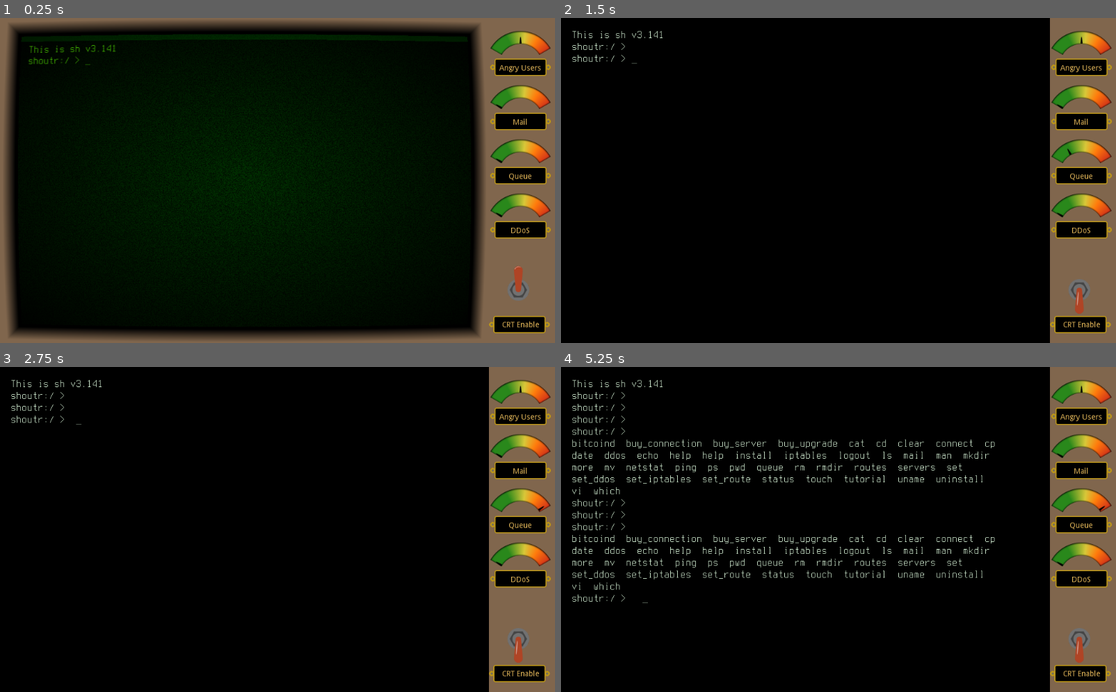
Above: before the commit, frames 1-4 (two rows, left to right).
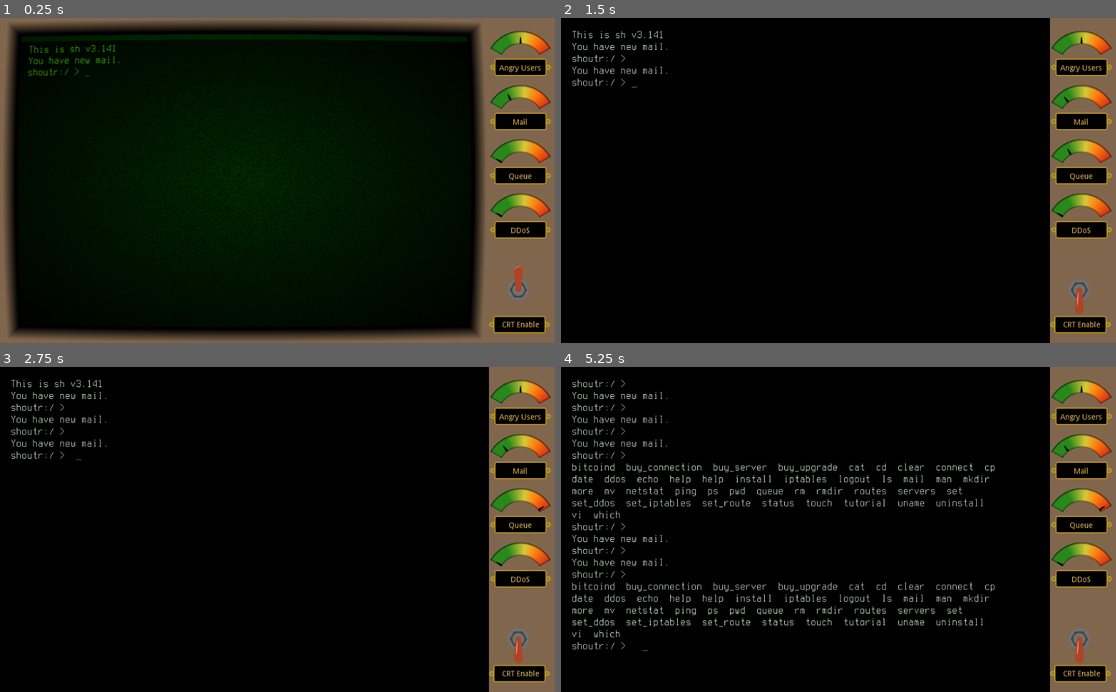
Above: after the commit, the same moments.

Repository: SmBe19/LD46
Game: Godot game, scene res://scn/root.tscn
The game is run twice, just before and just after one commit, with the same random seed, the same clock (stepped at 60 frames per second) and the same inputs.
Inputs (mouse positions are in pixels of both pictures, inside the frame that each line leads up to):
- Up to frame 1 (0.25 s): no input
- Up to frame 2 (1.5 s): click (1077, 291) at 0.5 s; tap Enter at 1.25 s; hold Right from 1.28 s (still down); tap Backspace at 1.35 s
- Up to frame 3 (2.75 s): tap Space at 1.52, 2, 2.27 s; release Right at 2.03 s; hold Down from 2.03 s (still down); tap Enter at 2.1 s
- Up to frame 4 (5.25 s): tap Enter at 2.75, 4.25, 4.35 s; release Down at 2.78 s; hold Right 2.78-3.53 s; tap Tab at 2.85, 5.1 s; tap Space at 3.5, 3.77, 4.52, 5 s; hold Up 3.53-4.28 s; tap Backspace at 3.6 s; hold Left from 4.28 s (still down)

The runs differ from the first frame. In frame 1, 0.2% of the frame differs, in the area x 5-93%, y 11-28%; in frame 2, 0.3%; in frame 3, 0.4%; in frame 4, 6.1%, in the area x 2-92%, y 3-88%.
Error in both runs: Invalid get index '0' (on base: 'Nil'). (res://src/cmd/sh.gd:63)

Commit message:
implement contracts first mail

Diff:
--- /dev/null
+++ b/cfg/contracts.json
@@ -0,0 +1,27 @@
+[
+	{
+		"requests": {
+			"compute": 30
+		},
+		"reward": 5000,
+		"mailSubject": "Distributed compute",
+		"mailContent": "Dear Friend,\nI am a researcher in biomedical informatics. For my next paper, I will need to analyze genomes using algorithms other people developed the 60s but I have already written several papers about. As I implemented them in an inefficient manner, I will need additional compute power. I will be using your compute infrastructure in the next time. I offer $5000 in compensation.\nThanks again,$senderName"
+	},
+	{
+		"requests": {
+			"mail": 10
+		},
+		"reward": 1000,
+		"mailSubject": "Mail server for our new company",
+		"mailContent": "Hi,\n$senderName here from our new startup. We will need someone to host our mails, and as we all like shoutr.io, we thought maybe you could help. We can offer you $1000 if you provide us with your mail servers.\n\nKind regards,\n$senderName"
+	},
+	{
+		"requests": {
+			"ether": 10,
+			"compute": 20
+		},
+		"reward": 17000,
+		"mailSubject": "Combining machine learning and DLT in the cloud",
+		"mailContent": "Hello!\n\nI had a new idea on how to use blockchain together with IoT and AI, and actually wrote a paper about it. I could redirect some of my funding to you if you provide server capacity for my blockchain and machine learning application, more specifically, $17'000. Please consider my offer.\n\nI hope to hear from you soon!\n$senderName"
+	}
+]
--- a/cfg/requests.json
+++ b/cfg/requests.json
@@ -1,102 +1,102 @@
 [
 	{
-	"name": "fake",
-	"human_name": "Fake Request",
-	"level": -1,
-	"requirements": []
-	},
-    {
-	"name": "sql",
-	"human_name": "SQL Request",
-	"level": 0,
-	"requirements": []
-    },
-    {
-	"name": "compute",
-	"human_name": "Compute Request",
-	"level": 0,
-	"requirements": []
-    },
-    {
-	"name": "auth",
-	"human_name": "Authentication Request",
-	"level": 1,
-	"requirements": [
-		{
-		"name": "compute",
-		"count": 2
-		},
-		{
-		"name": "sql",
-		"count": 1
-		}
-	]
-    },
-    {
-	"name": "html",
-	"human_name": "HTML Generation Request",
-	"level": 1,
-	"requirements": [
-	    {
-		"name": "compute",
-		"count": 1
-	    },
-	    {
-		"name": "sql",
-		"count": 2
-	    }
-	]
-    },
-    {
-	"name": "http",
-	"human_name": "HTTP Request",
-	"level": 1,
-	"requirements": [
-	    {
-		"name": "html",
-		"count": 1
-	    }
-	]
-	},
-    {
-	"name": "mail",
-	"human_name": "Mail Request",
-	"level": 1,
-	"requirements": [
-	    {
-		"name": "auth",
-		"count": 1
-	    }
-	]
-	},
-    {
-	"name": "httpauth",
-	"human_name": "Authenticated HTTP Request",
-	"level": 2,
-	"requirements": [
-	    {
-		"name": "http",
-		"count": 4
-		},
-		{
-		"name": "auth",
-		"count": 1
-		}
-	]
+		"name": "fake",
+		"human_name": "Fake Request",
+		"level": -1,
+		"requirements": []
 	},
 	{
-	"name": "ether",
-	"human_name": "Etherium Block",
-	"level": 3,
-	"requirements": [
-		{
+		"name": "sql",
+		"human_name": "SQL Request",
+		"level": 0,
+		"requirements": []
+	},
+	{
 		"name": "compute",
-		"count": 32
-		},
-		{
+		"human_name": "Compute Request",
+		"level": 0,
+		"requirements": []
+	},
+	{
 		"name": "auth",
-		"count": 1
-		}
-	]
+		"human_name": "Authentication Request",
+		"level": 1,
+		"requirements": [
+			{
+				"name": "compute",
+				"count": 2
+			},
+			{
+				"name": "sql",
+				"count": 1
+			}
+		]
+	},
+	{
+		"name": "html",
+		"human_name": "HTML Generation Request",
+		"level": 1,
+		"requirements": [
+			{
+				"name": "compute",
+				"count": 1
+			},
+			{
+				"name": "sql",
+				"count": 2
+			}
+		]
+	},
+	{
+		"name": "http",
+		"human_name": "HTTP Request",
+		"level": 1,
+		"requirements": [
+			{
+				"name": "html",
+				"count": 1
+			}
+		]
+	},
+	{
+		"name": "mail",
+		"human_name": "Mail Request",
+		"level": 1,
+		"requirements": [
+			{
+				"name": "auth",
+				"count": 1
+			}
+		]
+	},
+	{
+		"name": "httpauth",
+		"human_name": "Authenticated HTTP Request",
+		"level": 2,
+		"requirements": [
+			{
+				"name": "http",
+				"count": 4
+			},
+			{
+				"name": "auth",
+				"count": 1
+			}
+		]
+	},
+	{
+		"name": "ether",
+		"human_name": "Etherium Block",
+		"level": 3,
+		"requirements": [
+			{
+				"name": "compute",
+				"count": 32
+			},
+			{
+				"name": "auth",
+				"count": 1
+			}
+		]
 	}
 ]
--- a/project.godot
+++ b/project.godot
@@ -9,6 +9,16 @@
 config_version=4
 
 _global_script_classes=[ {
+"base": "Node",
+"class": "Contract",
+"language": "GDScript",
+"path": "res://src/mail/contract.gd"
+}, {
+"base": "Node",
+"class": "ContractType",
+"language": "GDScript",
+"path": "res://src/mail/contract_type.gd"
+}, {
 "base": "Service",
 "class": "DDOSService",
 "language": "GDScript",
@@ -90,6 +100,8 @@
 "path": "res://src/mail/user_type.gd"
 } ]
 _global_script_class_icons={
+"Contract": "",
+"ContractType": "",
 "DDOSService": "",
 "FSDir": "",
 "FSFile": "",
@@ -121,6 +133,7 @@
 Root="*res://src/root.gd"
 UserHandler="*res://src/mail/user_handler.gd"
 MailHandler="*res://src/mail/mail_handler.gd"
+ContractHandler="*res://src/mail/contract_handler.gd"
 
 [display]
 
--- a/src/cmd/vi.gd
+++ b/src/cmd/vi.gd
@@ -33,14 +33,15 @@
 var current_file = ""
 
 func run(args):
+	if not output_process is Terminal:
+		send_output("vi: output not a tty")
+		return 1
 	output_process.clear_screen()
 
 	if len(args) > 1:
 		current_file = args[1]
 		load_file(current_file)
-	if not output_process is Terminal:
-		send_output("vi: output not a tty")
-		return 1
+
 
 	while true:
 		if mode == COMMAND:
--- /dev/null
+++ b/src/mail/contract.gd
@@ -0,0 +1,13 @@
+extends Node
+
+class_name Contract
+
+var type : ContractType
+var user : User
+
+func _init(type: ContractType, user: User):
+	self.type = type
+	self.user = user
+	var mail = Mail.new(type.mailSubject, type.mailContent, user)
+	print(mail.format())
+	MailHandler.send_mail(mail)
--- /dev/null
+++ b/src/mail/contract_handler.gd
@@ -0,0 +1,21 @@
+extends Node
+
+
+var contract_types = []
+
+var contracts = []
+
+
+func _ready():
+	var config = UserHandler.read_json("res://cfg/contracts.json")
+	for contract_json in config:
+		var contract_type = ContractType.new(contract_json)
+		contract_types.append(contract_type)
+	generate_contract()
+
+func generate_contract():
+	var index = randi() % len(contract_types)
+	var user_index = randi() % len(UserHandler.user_types)
+	var user = User.new(UserHandler.user_types[user_index])
+	var contract = Contract.new(contract_types[index], user)
+	contracts.append(contract)
--- /dev/null
+++ b/src/mail/contract_type.gd
@@ -0,0 +1,14 @@
+extends Node
+
+class_name ContractType
+
+var requests : Dictionary
+var mailSubject : String
+var mailContent : String
+var reward : float
+
+func _init(json):
+	requests = Dictionary(json["requests"])
+	mailSubject = str(json["mailSubject"])
+	mailContent = str(json["mailContent"])
+	reward = float(json["reward"])
--- a/src/mail/mail.gd
+++ b/src/mail/mail.gd
@@ -7,10 +7,12 @@
 var sender : String
 var sender_name : String
 
-func _init(type, user):
-	content = type.content
-	subject = type.subject
+func _init(s, c, user):
+	subject = s
+	content = c
 	content = content.replace("$senderName", user.type.user_name)
+	content = content.replace("$senderEmail", user.type.mail)
+	content = content.replace("$receiverEmail", "info@shoutr.io")
 	sender = user.type.mail
 	sender_name = user.type.user_name
 
--- a/src/mail/mail_handler.gd
+++ b/src/mail/mail_handler.gd
@@ -24,7 +24,8 @@
 
 func generate_mail(type, user):
 	var index = randi() % len(mail_types[type])
-	return Mail.new(mail_types[type][index], user)
+	var mail_type = mail_types[type][index]
+	return Mail.new(mail_type.subject, mail_type.content, user)
 
 func send_mail(mail):
 	Root.servers[0].fs_root.mkdir('var/mail')
